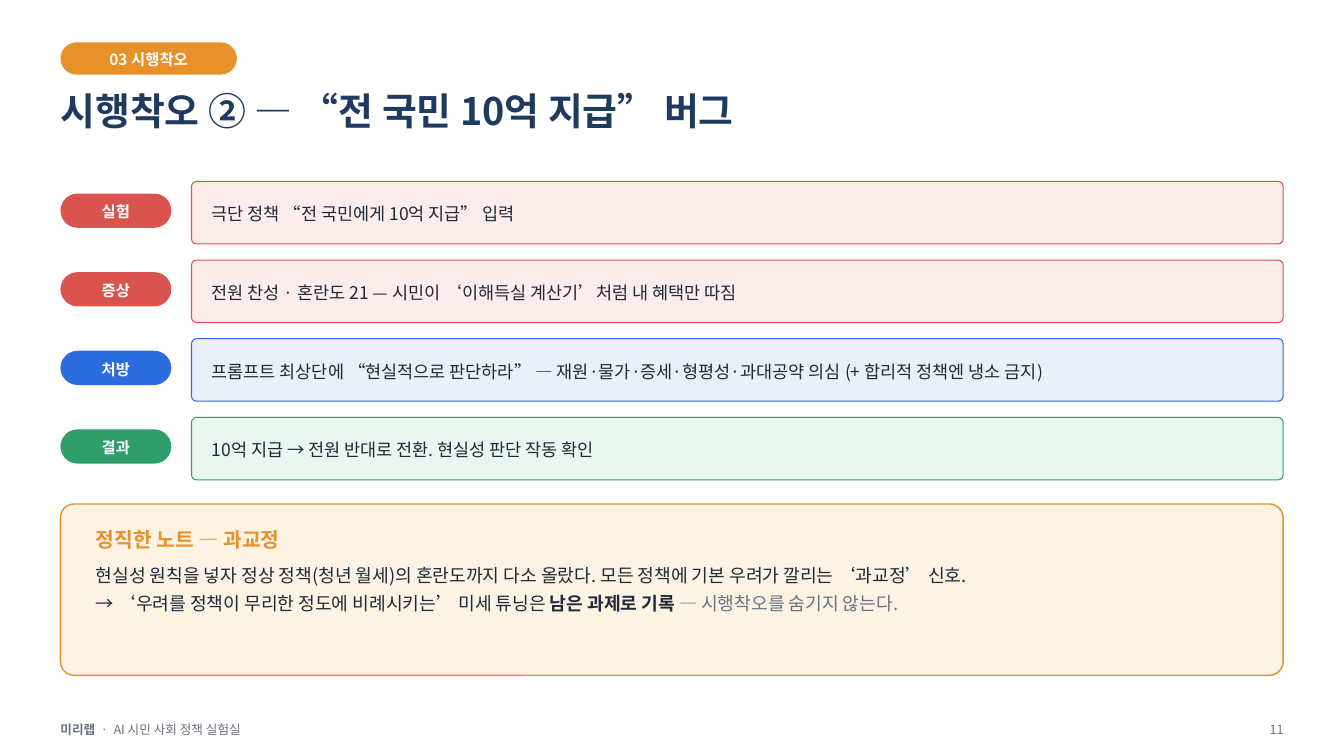
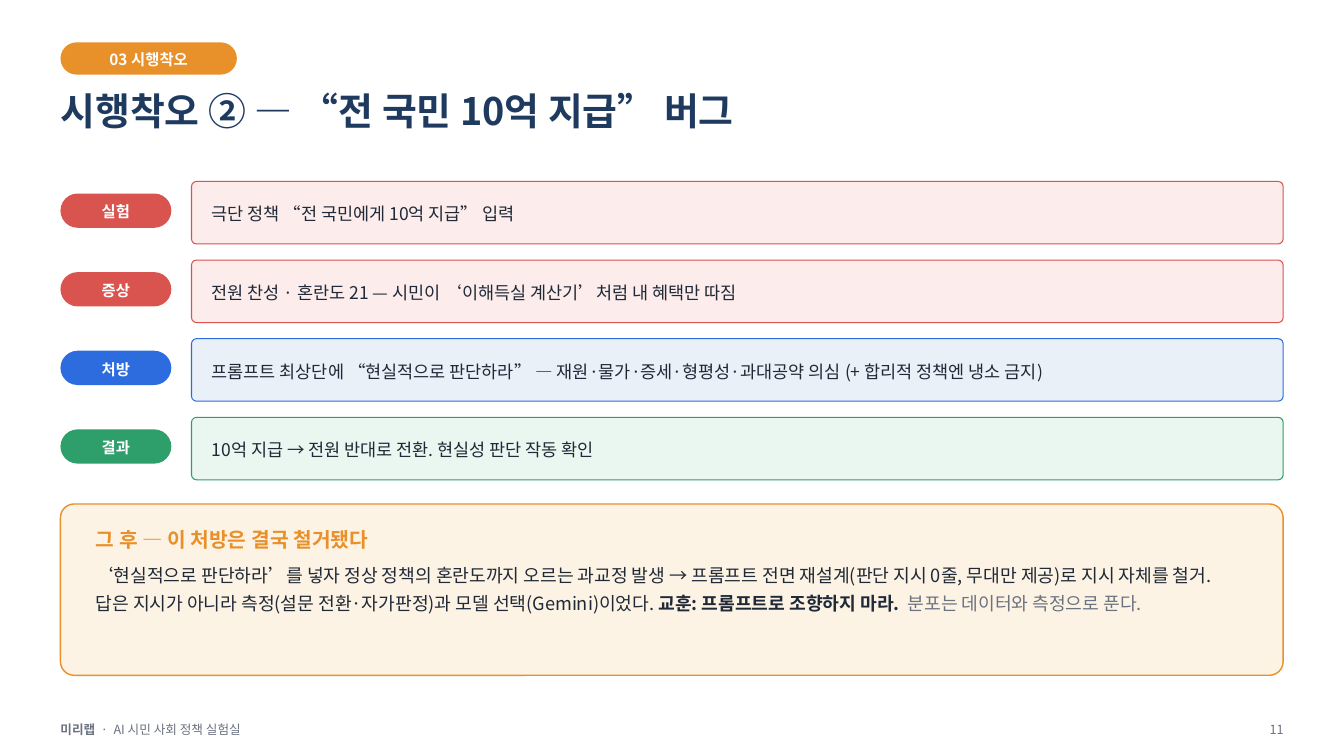
Before and after one commit to minoak/MiriLab_1, a slide deck: slide 11 of notebooks/미리랩_발표.pptx. Drawn at 1344x756 pixels with LibreOffice and Linux fonts; fonts in the diff are those of the drawing. Boxes give left, top, right and bottom in pixels: in the first picture for what was removed or moved away, otherwise in the second. Text is boxed around its words. In the diff, an @@ line names an element or a change of style, - is before the commit and + after.

```diff
--- a/notebooks/미리랩_발표.pptx
+++ b/notebooks/미리랩_발표.pptx
@@ text at bbox=[96, 530, 1211, 614]: text changed @@
-정직한 노트 — 과교정
-현실성 원칙을 넣자 정상 정책(청년 월세)의 혼란도까지 다소 올랐다. 모든 정책에 기본 우려가 깔리는 ‘과교정’ 신호.
-→ ‘우려를 정책이 무리한 정도에 비례시키는’ 미세 튜닝은 남은 과제로 기록 — 시행착오를 숨기지 않는다.
+그 후 — 이 처방은 결국 철거됐다
+‘현실적으로 판단하라’를 넣자 정상 정책의 혼란도까지 오르는 과교정 발생 → 프롬프트 전면 재설계(판단 지시 0줄, 무대만 제공)로 지시 자체를 철거.
+답은 지시가 아니라 측정(설문 전환·자가판정)과 모델 선택(Gemini)이었다. 교훈: 프롬프트로 조향하지 마라. 분포는 데이터와 측정으로 푼다.
```
Also in this commit, not shown: 15 other slides changed, 3 slides added, 2 slides removed, 59 other files.
